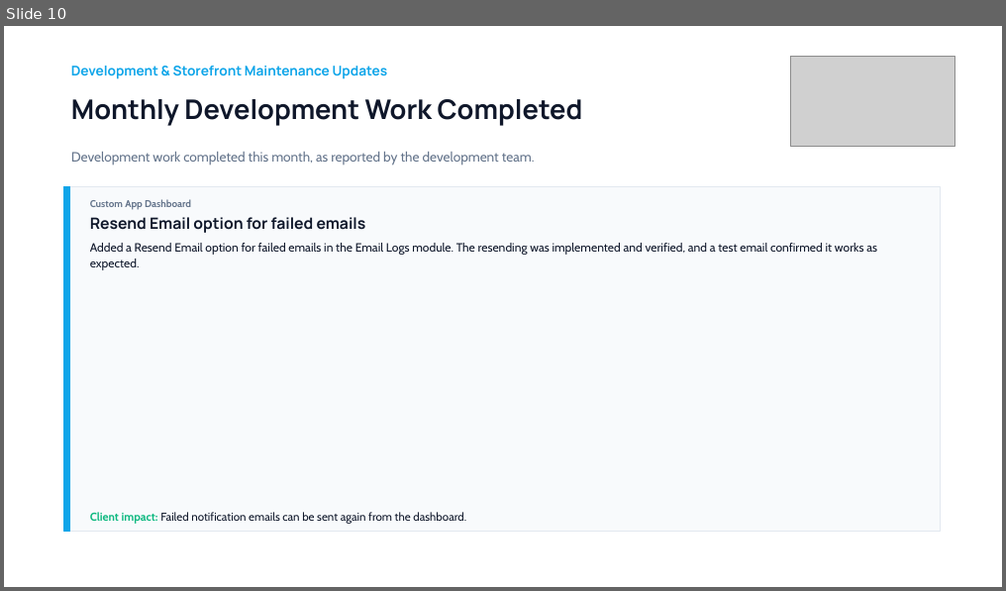
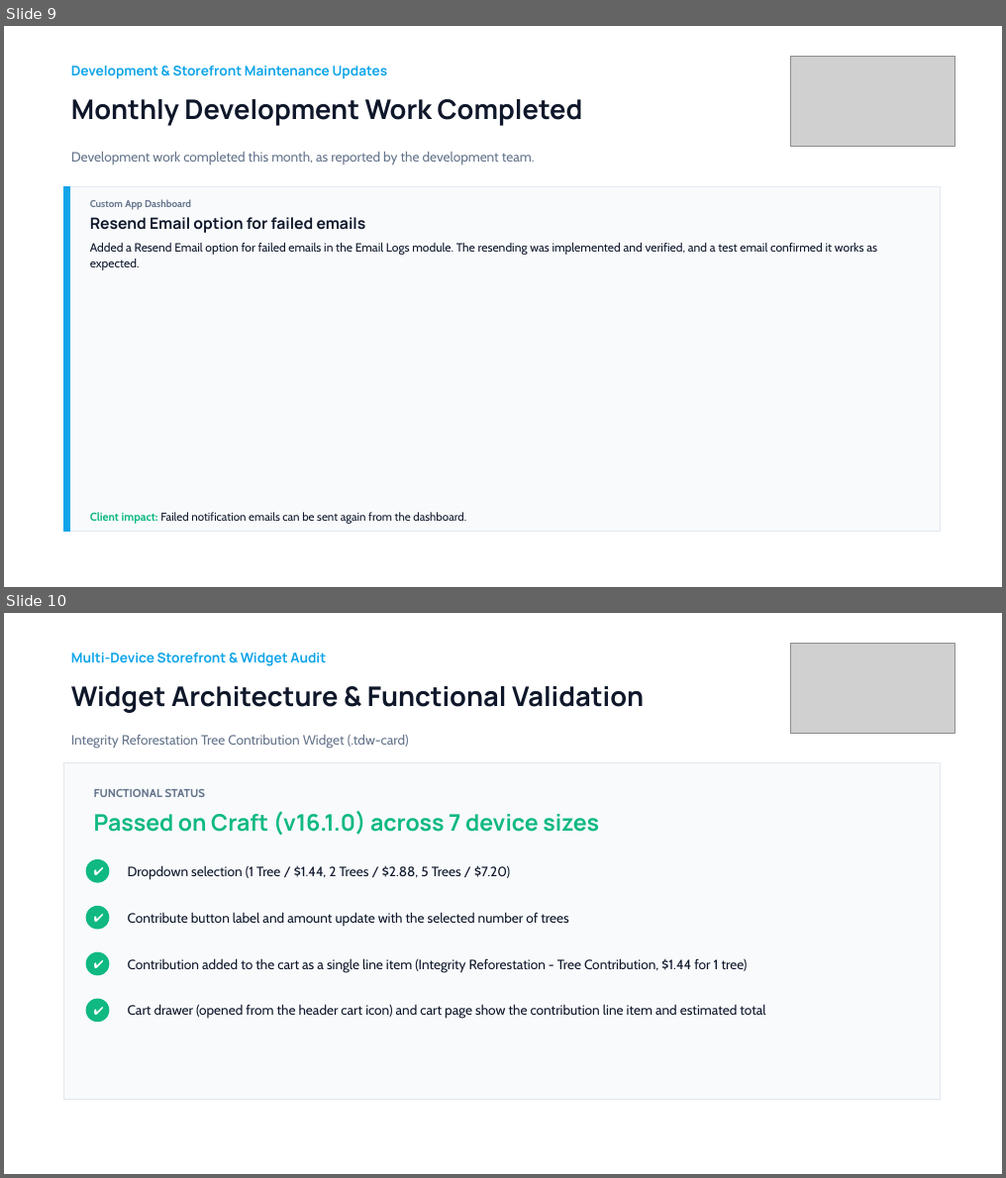
Before and after one commit to jash-webdesk/monthly-monitoring-testing-system, a slide deck: reports/integrity-reforestation/2026-11/Monthly_Monitoring_Report_November_2026.pptx. Shown one above the other, each under a label of ours: slide 10 before the commit, slides 9 and 10 after it. The pictures are 1006x591 and 1006x1178 pixels, drawn with LibreOffice and Linux fonts; fonts in the diff are those of the drawing; grey boxes stand for pictures. Boxes give left, top, right and bottom in pixels: in the first picture for what was removed or moved away, otherwise in the second. Text is boxed around its words. In the diff, an @@ line names an element or a change of style, - is before the commit and + after.

```diff
--- a/reports/integrity-reforestation/2026-11/Monthly_Monitoring_Report_November_2026.pptx
+++ b/reports/integrity-reforestation/2026-11/Monthly_Monitoring_Report_November_2026.pptx
@@ slide 10 added at box(4, 613, 1002, 1174), background #FFFFFF @@
@@ text added at box(71, 653, 326, 666), 13 pt, text #0EA5E9, bold @@
+Multi-Device Storefront & Widget Audit
@@ picture added at box(790, 643, 954, 733) @@
@@ text added at box(71, 686, 644, 713), 26 pt, text #0F172A, bold @@
+Widget Architecture & Functional Validation
@@ text added at box(71, 735, 409, 749), 13 pt, text #64748B @@
+Integrity Reforestation Tree Contribution Widget (.tdw-card)
@@ rectangle added at box(63, 762, 940, 1100), fill #F8FAFC, outline #E2E8F0 1 pt @@
@@ text added at box(94, 789, 206, 797), 11 pt, text #64748B, bold @@
+FUNCTIONAL STATUS
@@ text added at box(94, 811, 599, 835), 22 pt, text #10B981, bold @@
+Passed on Craft (v16.1.0) across 7 device sizes
@@ ellipse added at box(86, 861, 109, 882), fill #10B981, outline #10B981 1 pt @@
@@ text added at box(86, 861, 109, 882), 11 pt, text #FFFFFF, bold @@
+✔
@@ text added at box(128, 865, 510, 880), 13 pt, text #0F172A @@
+Dropdown selection (1 Tree / $1.44, 2 Trees / $2.88, 5 Trees / $7.20)
@@ ellipse added at box(86, 906, 109, 929), fill #10B981, outline #10B981 1 pt @@
@@ text added at box(86, 906, 109, 929), 11 pt, text #FFFFFF, bold @@
+✔
@@ text added at box(128, 912, 568, 927), 13 pt, text #0F172A @@
+Contribute button label and amount update with the selected number of trees
@@ ellipse added at box(86, 953, 109, 975), fill #10B981, outline #10B981 1 pt @@
@@ text added at box(86, 953, 109, 975), 11 pt, text #FFFFFF, bold @@
+✔
@@ text added at box(128, 959, 747, 973), 13 pt, text #0F172A @@
+Contribution added to the cart as a single line item (Integrity Reforestation - Tree Contribution, $1.44 for 1 tree)
@@ ellipse added at box(86, 999, 109, 1022), fill #10B981, outline #10B981 1 pt @@
@@ text added at box(86, 999, 109, 1022), 11 pt, text #FFFFFF, bold @@
+✔
@@ text added at box(128, 1004, 765, 1019), 13 pt, text #0F172A @@
+Cart drawer (opened from the header cart icon) and cart page show the contribution line item and estimated total
@@ what was slide 10 is now slide 9 @@
```
Also in this commit, not shown: 6 other slides added, 1 slide removed, 4 other files.
